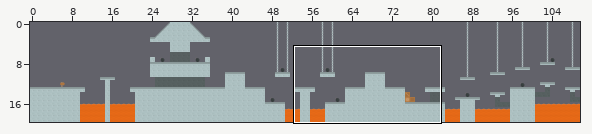
An edit to a level. Tiled map, src/main/resources/levels/level2.tmx. Above: a wide view before the commit, with the close-up outlined.
Close-up. First the earlier version:
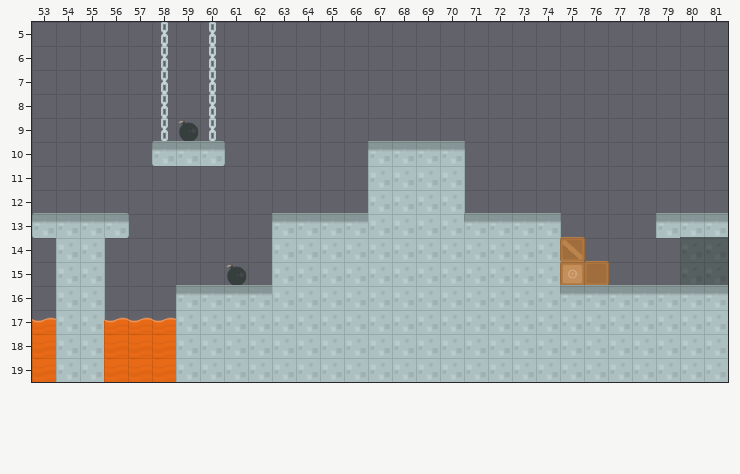
Cells are 70x70 px. Shown: x 53..81, y 5..19. The commit also changed other parts of the map, which this record leaves out.
New version:
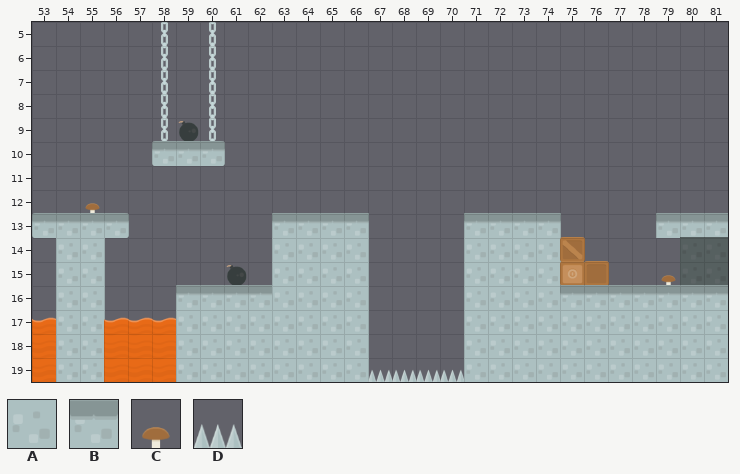
Key: from "tiles": A 285 "stone", B 300 "stone", C 453 "pickup/mushroom", D 459 "spike".
_ is an empty cell.
Difference:
Layer "foreground":
Tile C is added in row 12 at x 55; in row 15 at x 79.
Tile D replaces tile A in row 19 at x 67 to 70.
Tile A is gone in rows 11 to 18 at x 67 to 70.
Tile B is gone in row 10 at x 67 to 70.
Boxes around the changes in both close-ups, in picture pixels (x1, y1, x2, y2):
changed: (368, 141, 465, 382)
added: (85, 203, 100, 213)
added: (661, 275, 676, 285)
